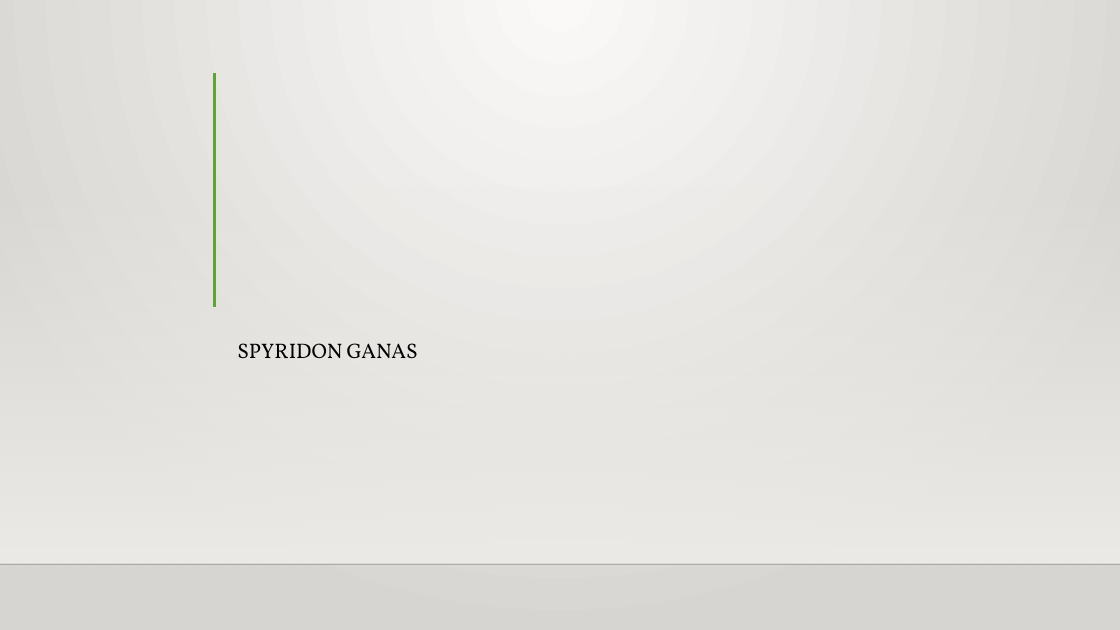
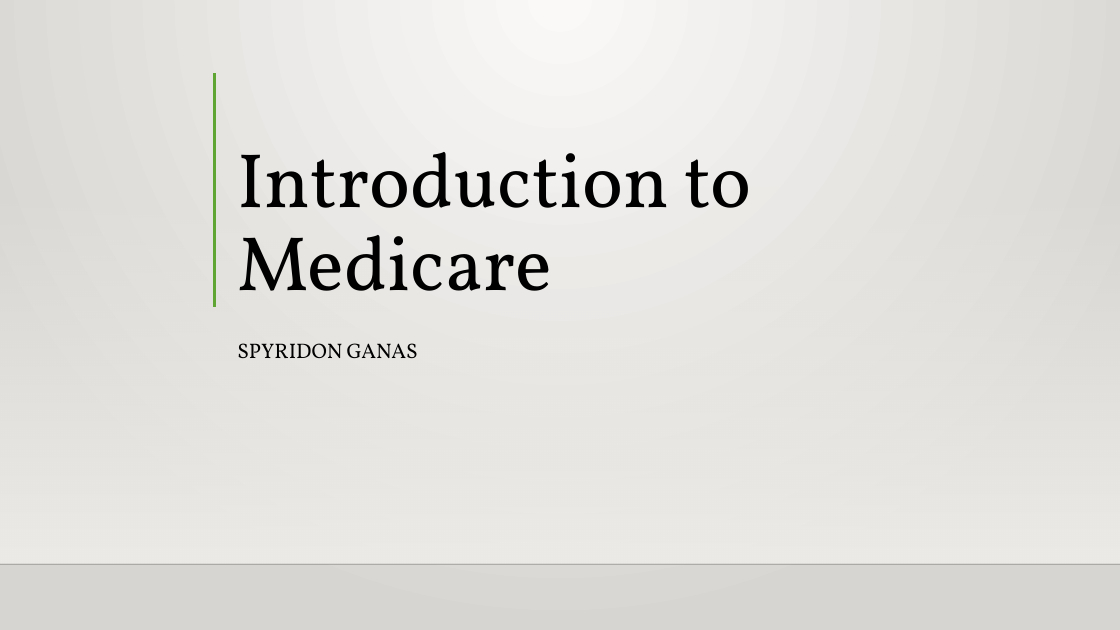
Before and after one commit to Intro-to-APCD/Intro-to-APCD.github.io, a slide deck: slide 1 of PowerPoints/Phase 4 - Insurance Terminology/021 Introduction to Medicare.pptx. Drawn at 1120x630 pixels with LibreOffice and Linux fonts; fonts in the diff are those of the drawing; background and template pictures are left out. Boxes give left, top, right and bottom in pixels: in the first picture for what was removed or moved away, otherwise in the second. Text is boxed around its words. In the diff, an @@ line names an element or a change of style, - is before the commit and + after.

```diff
--- a/PowerPoints/Phase 4 - Insurance Terminology/021 Introduction to Medicare.pptx
+++ b/PowerPoints/Phase 4 - Insurance Terminology/021 Introduction to Medicare.pptx
@@ title added at <box>237,152,752,291</box>, 66 pt, text #000000 @@
+Introduction to Medicare
```
Also in this commit, not shown: 4 slides added, 5 other files.
